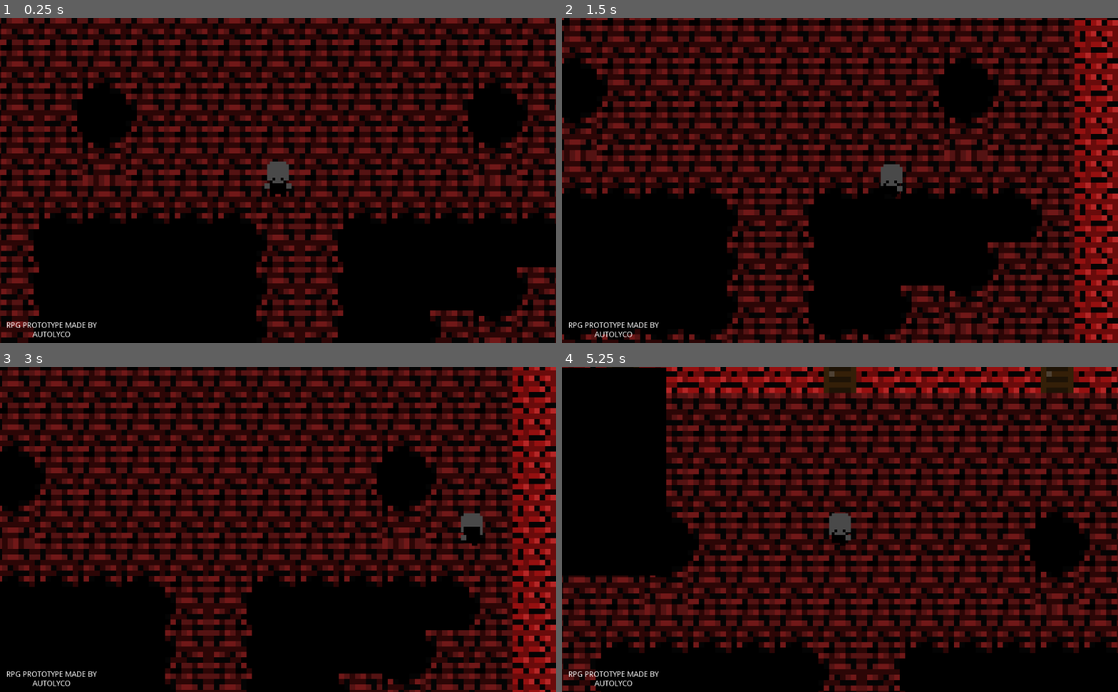
Above: before the commit, frames 1-4 (two rows, left to right).
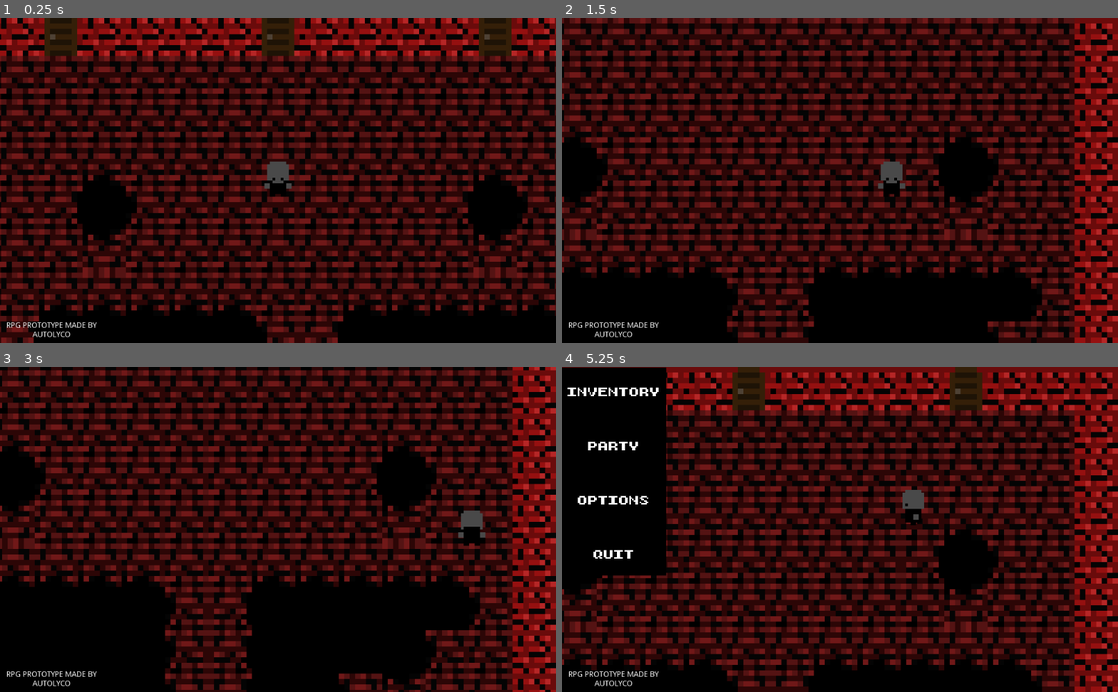
Above: after the commit, the same moments.

Repository: Autolyco/Deep-Into-the-Cave-RPG_prototype-
Game: Godot game, scene res://_Assets/_scenes/World.tscn
The game is run twice, just before and just after one commit, with the same random seed, the same clock (stepped at 60 frames per second) and the same inputs.
Inputs:
- Up to frame 1 (0.25 s): no input
- Up to frame 2 (1.5 s): tap Enter at 0.5 s; hold D (RIGHT) 0.53-1.28 s; hold S (DOWN) from 1.28 s (still down)
- Up to frame 3 (3 s): release S (DOWN) at 2.03 s; hold D (RIGHT) 2.03-2.78 s; hold Z (UP) from 2.78 s (still down)
- Up to frame 4 (5.25 s): release Z (UP) at 3.53 s; hold Q (LEFT) 3.53-5.03 s; tap C (MENU) at 4.15 s; hold S (DOWN) from 5.03 s (still down)

The runs differ from the first frame. In frame 1, 75% of the frame differs, in the area x 0-100%, y 0-100%; in frame 2, 66%; in frame 3, 0.1%; in frame 4, 64%.

Commit message:
Finally finished animation

Diff:
--- a/_Assets/_prefabs/Interface/interface.tscn
+++ b/_Assets/_prefabs/Interface/interface.tscn
@@ -1,4 +1,13 @@
-[gd_scene format=2]
+[gd_scene load_steps=3 format=2]
+
+[sub_resource type="DynamicFontData" id=1]
+antialiased = false
+font_path = "res://_Assets/_fonts/Caja.ttf"
+
+[sub_resource type="DynamicFont" id=2]
+size = 43
+outline_color = Color( 1, 0.701961, 0, 1 )
+font_data = SubResource( 1 )
 
 [node name="Interface" type="Control"]
 anchor_right = 1.0
@@ -39,7 +48,6 @@
 }
 
 [node name="menu_interface" type="Control" parent="."]
-visible = false
 anchor_right = 1.0
 anchor_bottom = 1.0
 
@@ -59,3 +67,65 @@
 __meta__ = {
 "_edit_use_anchors_": false
 }
+
+[node name="container_lbl" type="Control" parent="menu_interface"]
+anchor_right = 0.187
+anchor_bottom = 0.64
+margin_right = 0.511993
+margin_bottom = -3.05176e-05
+__meta__ = {
+"_edit_use_anchors_": false
+}
+
+[node name="vbox_menu_container" type="VBoxContainer" parent="menu_interface/container_lbl"]
+anchor_right = 1.0
+anchor_bottom = 1.0
+margin_top = 24.0
+margin_bottom = -24.0
+custom_constants/separation = 68
+__meta__ = {
+"_edit_use_anchors_": false
+}
+
+[node name="INVENTORY" type="Label" parent="menu_interface/container_lbl/vbox_menu_container"]
+margin_right = 192.0
+margin_bottom = 32.0
+custom_fonts/font = SubResource( 2 )
+text = "INVENTORY"
+align = 1
+__meta__ = {
+"_edit_use_anchors_": false
+}
+
+[node name="PARTY" type="Label" parent="menu_interface/container_lbl/vbox_menu_container"]
+margin_top = 100.0
+margin_right = 192.0
+margin_bottom = 132.0
+custom_fonts/font = SubResource( 2 )
+text = "PARTY"
+align = 1
+__meta__ = {
+"_edit_use_anchors_": false
+}
+
+[node name="OPTIONS" type="Label" parent="menu_interface/container_lbl/vbox_menu_container"]
+margin_top = 200.0
+margin_right = 192.0
+margin_bottom = 232.0
+custom_fonts/font = SubResource( 2 )
+text = "OPTIONS"
+align = 1
+__meta__ = {
+"_edit_use_anchors_": false
+}
+
+[node name="QUIT" type="Label" parent="menu_interface/container_lbl/vbox_menu_container"]
+margin_top = 300.0
+margin_right = 192.0
+margin_bottom = 332.0
+custom_fonts/font = SubResource( 2 )
+text = "QUIT"
+align = 1
+__meta__ = {
+"_edit_use_anchors_": false
+}
--- a/_Assets/_prefabs/main_character/main_character.tscn
+++ b/_Assets/_prefabs/main_character/main_character.tscn
@@ -21,65 +21,65 @@
 
 [sub_resource type="AtlasTexture" id=4]
 atlas = ExtResource( 2 )
+region = Rect2( 48, 0, 16, 16 )
+
+[sub_resource type="AtlasTexture" id=5]
+atlas = ExtResource( 2 )
+region = Rect2( 16, 0, 16, 16 )
+
+[sub_resource type="AtlasTexture" id=6]
+atlas = ExtResource( 2 )
 region = Rect2( 0, 0, 16, 16 )
 
-[sub_resource type="AtlasTexture" id=5]
+[sub_resource type="AtlasTexture" id=7]
+atlas = ExtResource( 2 )
+region = Rect2( 0, 0, 16, 16 )
+
+[sub_resource type="AtlasTexture" id=8]
+atlas = ExtResource( 2 )
+region = Rect2( 112, 0, 16, 16 )
+
+[sub_resource type="AtlasTexture" id=9]
+atlas = ExtResource( 2 )
+region = Rect2( 128, 0, 16, 16 )
+
+[sub_resource type="AtlasTexture" id=10]
+atlas = ExtResource( 2 )
+region = Rect2( 16, 0, 16, 16 )
+
+[sub_resource type="AtlasTexture" id=11]
+atlas = ExtResource( 2 )
+region = Rect2( 144, 0, 16, 16 )
+
+[sub_resource type="AtlasTexture" id=12]
+atlas = ExtResource( 2 )
+region = Rect2( 160, 0, 16, 16 )
+
+[sub_resource type="AtlasTexture" id=13]
 atlas = ExtResource( 2 )
 region = Rect2( 48, 0, 16, 16 )
 
 [sub_resource type="AtlasTexture" id=14]
 atlas = ExtResource( 2 )
-region = Rect2( 48, 0, 16, 16 )
+region = Rect2( 80, 0, 16, 16 )
 
 [sub_resource type="AtlasTexture" id=15]
 atlas = ExtResource( 2 )
-region = Rect2( 80, 0, 16, 16 )
+region = Rect2( 96, 0, 16, 16 )
 
 [sub_resource type="AtlasTexture" id=16]
 atlas = ExtResource( 2 )
-region = Rect2( 96, 0, 16, 16 )
+region = Rect2( 32, 0, 16, 16 )
 
-[sub_resource type="AtlasTexture" id=6]
-atlas = ExtResource( 2 )
-region = Rect2( 16, 0, 16, 16 )
-
-[sub_resource type="AtlasTexture" id=9]
+[sub_resource type="AtlasTexture" id=17]
 atlas = ExtResource( 2 )
 region = Rect2( 176, 0, 16, 16 )
 
-[sub_resource type="AtlasTexture" id=8]
-atlas = ExtResource( 2 )
-region = Rect2( 32, 0, 16, 16 )
-
-[sub_resource type="AtlasTexture" id=10]
+[sub_resource type="AtlasTexture" id=18]
 atlas = ExtResource( 2 )
 region = Rect2( 192, 0, 16, 16 )
 
-[sub_resource type="AtlasTexture" id=11]
-atlas = ExtResource( 2 )
-region = Rect2( 16, 0, 16, 16 )
-
-[sub_resource type="AtlasTexture" id=12]
-atlas = ExtResource( 2 )
-region = Rect2( 144, 0, 16, 16 )
-
-[sub_resource type="AtlasTexture" id=13]
-atlas = ExtResource( 2 )
-region = Rect2( 160, 0, 16, 16 )
-
-[sub_resource type="AtlasTexture" id=17]
-atlas = ExtResource( 2 )
-region = Rect2( 0, 0, 16, 16 )
-
-[sub_resource type="AtlasTexture" id=18]
-atlas = ExtResource( 2 )
-region = Rect2( 112, 0, 16, 16 )
-
-[sub_resource type="AtlasTexture" id=19]
-atlas = ExtResource( 2 )
-region = Rect2( 128, 0, 16, 16 )
-
-[sub_resource type="SpriteFrames" id=7]
+[sub_resource type="SpriteFrames" id=19]
 animations = [ {
 "frames": [ SubResource( 3 ) ],
 "loop": true,
@@ -88,38 +88,38 @@
 }, {
 "frames": [ SubResource( 4 ) ],
 "loop": true,
-"name": "stance_down",
+"name": "stance_left",
 "speed": 5.0
 }, {
 "frames": [ SubResource( 5 ) ],
 "loop": true,
-"name": "stance_left",
+"name": "stance_up",
 "speed": 5.0
-}, {
-"frames": [ SubResource( 14 ), SubResource( 15 ), SubResource( 14 ), SubResource( 16 ) ],
-"loop": true,
-"name": "move_left",
-"speed": 7.0
 }, {
 "frames": [ SubResource( 6 ) ],
 "loop": true,
-"name": "stance_up",
+"name": "stance_down",
 "speed": 5.0
 }, {
-"frames": [ SubResource( 9 ), SubResource( 8 ), SubResource( 10 ), SubResource( 8 ) ],
+"frames": [ SubResource( 7 ), SubResource( 8 ), SubResource( 7 ), SubResource( 9 ) ],
 "loop": true,
-"name": "move_right",
-"speed": 7.0
+"name": "movement_down",
+"speed": 5.0
 }, {
-"frames": [ SubResource( 11 ), SubResource( 12 ), SubResource( 11 ), SubResource( 13 ) ],
+"frames": [ SubResource( 10 ), SubResource( 11 ), SubResource( 10 ), SubResource( 12 ) ],
 "loop": true,
-"name": "move_up",
-"speed": 7.0
+"name": "movement_up",
+"speed": 5.0
 }, {
-"frames": [ SubResource( 17 ), SubResource( 18 ), SubResource( 17 ), SubResource( 19 ) ],
+"frames": [ SubResource( 13 ), SubResource( 14 ), SubResource( 13 ), SubResource( 15 ) ],
 "loop": true,
-"name": "move_down",
-"speed": 7.0
+"name": "movement_left",
+"speed": 5.0
+}, {
+"frames": [ SubResource( 16 ), SubResource( 17 ), SubResource( 16 ), SubResource( 18 ) ],
+"loop": true,
+"name": "movement_right",
+"speed": 5.0
 } ]
 
 [node name="main_character" type="KinematicBody2D"]
@@ -168,7 +168,5 @@
 
 [node name="AnimatedSprite" type="AnimatedSprite" parent="."]
 scale = Vector2( 2, 2 )
-frames = SubResource( 7 )
-animation = "move_down"
-frame = 3
-playing = true
+frames = SubResource( 19 )
+animation = "stance_down"
--- a/_Assets/_prefabs/main_character/scripts/main_character.gd
+++ b/_Assets/_prefabs/main_character/scripts/main_character.gd
@@ -1,6 +1,6 @@
 extends KinematicBody2D
 
-var movement:Vector2
+
 
 signal walk_trigger
 
@@ -8,6 +8,10 @@
 
 var is_pause:bool = false
 var is_talking:bool = false
+
+var last_movement: String
+
+var input_number:int = 0
 
 
 
@@ -28,40 +32,51 @@
 
 func control_():
 
-	movement.x = 0
-	movement.y = 0
+	$CanvasLayer/Interface/menu_interface.visible = false
 
+
+	var movement:Vector2
 
 	if Input.is_action_pressed("UP"):
 		movement.y -= speed
 		emit_signal("walk_trigger")
-		_animations("move_up")
+		last_movement = 'up'
 
+		_animations(movement)
 
 	elif Input.is_action_pressed("DOWN"):
 		movement.y += speed
 		emit_signal("walk_trigger")
-		_animations("move_down")
+
+
+		last_movement = 'down'
+		_animations(movement)
+
+
+
 	elif Input.is_action_pressed("LEFT"):
 		movement.x -= speed
 		emit_signal("walk_trigger")
-		_animations("move_left")
+
+		last_movement = 'left'
+
+		_animations(movement)
+
 	elif Input.is_action_pressed("RIGHT"):
 		movement.x +=  speed
 		emit_signal("walk_trigger")
-		_animations("move_right")
+		last_movement = 'right'
+		_animations(movement)
+
+
+	else :
+		movement = Vector2(0,0)
+		_animations(movement)
 
 
 
-
-
-
-
-	if Input.is_action_just_released("MENU"):
-		if $CanvasLayer/Interface/menu_interface.visible == true :
-			$CanvasLayer/Interface/menu_interface.visible = false
-		else :
-			$CanvasLayer/Interface/menu_interface.visible = true
+	if Input.is_action_just_pressed("MENU"):
+		is_pause = true
 
 
 	movement = move_and_slide(movement).normalized()
@@ -71,35 +86,51 @@
 
 func control_menu():
 
-	var input_number:int = 0
+	$CanvasLayer/Interface/menu_interface.visible = true
 
-	if Input.is_action_pressed("UP"):
+	var inventory_font:String
+	var options_font:String
+	var party_font:String
+	var quit_font:String
+
+
+	if Input.is_action_just_pressed("UP"):
 		input_number += 1
-
-	if Input.is_action_pressed("DOWN"):
-		input_number -= 0
+	if Input.is_action_just_pressed("DOWN"):
+		input_number -= 1
 
 
 	if input_number > 2:
 		input_number = 0
-
+	elif input_number < 0 :
+		input_number = 2
 
 
 	match(input_number):
 		0 :
-			print('ok')
+			print(input_number)
 		1:
-			print('ok')
+			print(input_number)
 		2:
-			print('ok')
+			print(input_number)
+		3:
+			print(input_number)
+
+	if Input.is_action_just_pressed("MENU"):
+		is_pause = false
 
 
-	if Input.is_action_pressed("MENU"):
-		is_pause = false
+func _animations(movement:Vector2):
 
-func _animations(current_action:String):
+	print(movement)
 
-
-	$AnimatedSprite.play(current_action)
-
-	pass
+	if movement != Vector2(0,0):
+		if last_movement == '' :
+			$AnimatedSprite.play("movement_down")
+		else :
+			$AnimatedSprite.play("movement_"+last_movement)
+	else :
+		if last_movement == '' :
+			$AnimatedSprite.play("stance_down")
+		else :
+			$AnimatedSprite.play("stance_"+last_movement)
--- a/_Assets/_scenes/World.tscn
+++ b/_Assets/_scenes/World.tscn
@@ -14,6 +14,6 @@
 tile_data = PoolIntArray( 0, 0, 0, 1, 0, 0, 2, 2, 0, 3, 0, 0, 4, 0, 0, 5, 0, 0, 6, 0, 0, 7, 2, 0, 8, 0, 0, 9, 0, 0, 10, …(6281 unchanged characters)…
 
 [node name="main_character" parent="." instance=ExtResource( 1 )]
-position = Vector2( 60, 48 )
+position = Vector2( 60, 31 )
 
 [connection signal="walk_trigger" from="main_character" to="." method="on_each_steps"]
Binary file added: _Assets/_fonts/Caja.ttf
